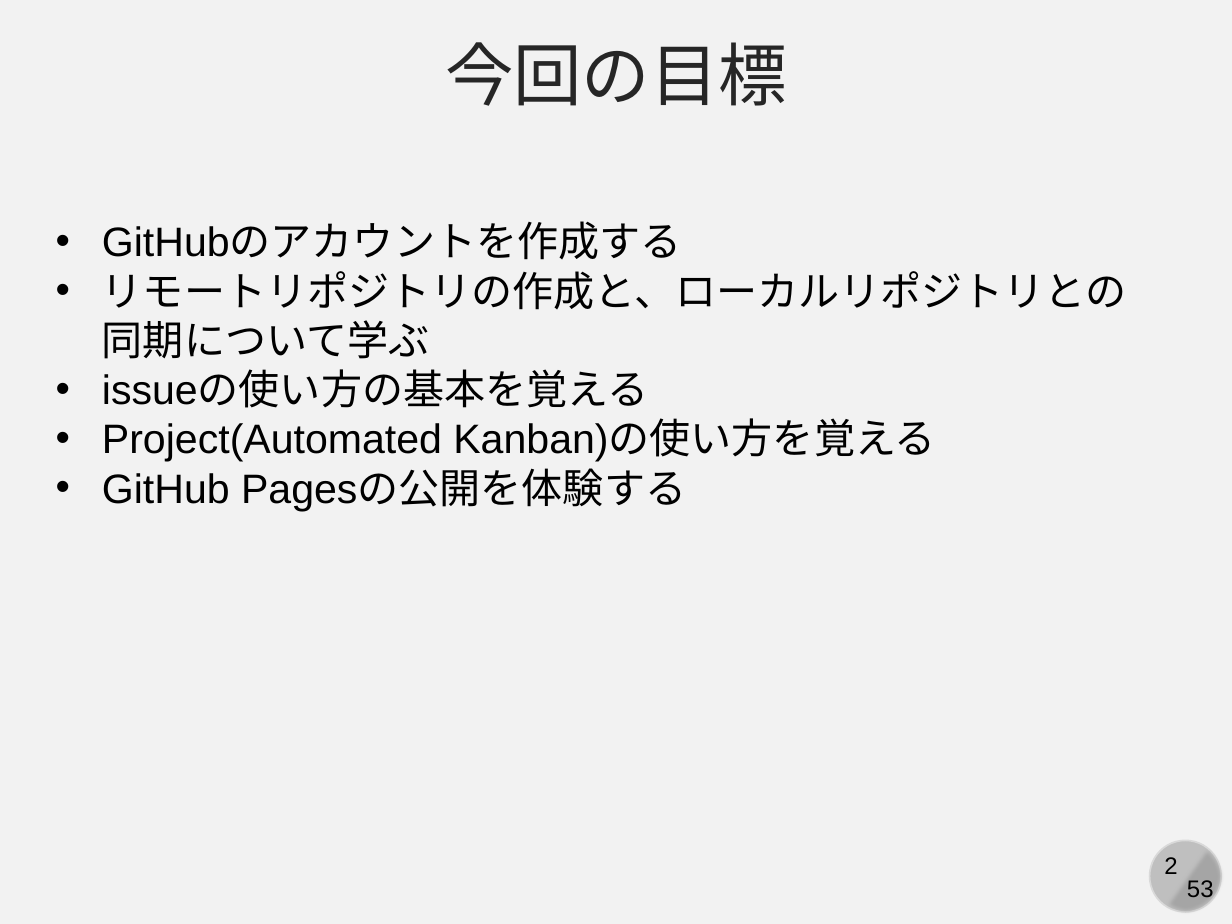
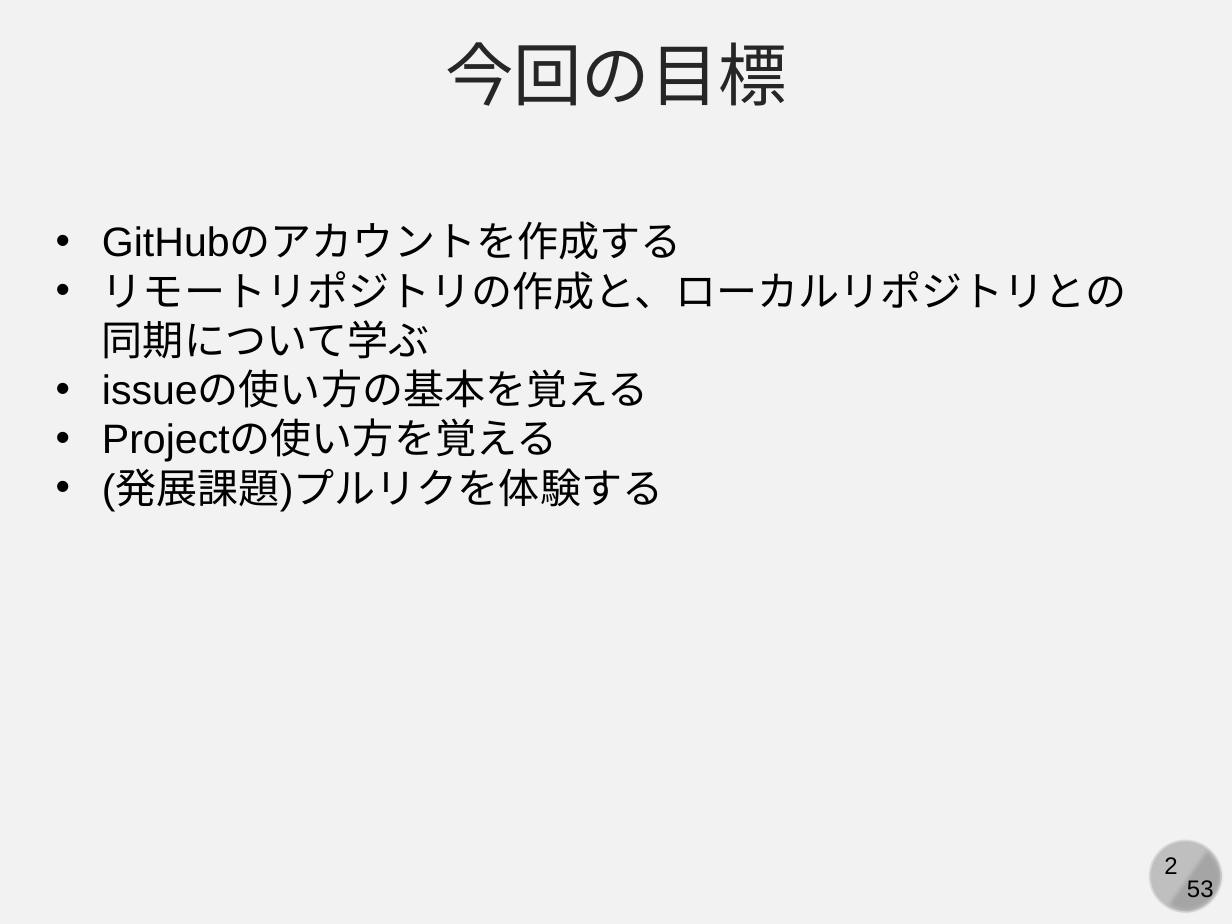
Before and after one commit to kaityo256/github, a slide deck: slide 2 of practice_github_basic/fig/slide.pptx. Drawn at 1232x924 pixels with LibreOffice and Linux fonts; fonts in the diff are those of the drawing. Boxes give left, top, right and bottom in pixels: in the first picture for what was removed or moved away, otherwise in the second. Text is boxed around its words. In the diff, an @@ line names an element or a change of style, - is before the commit and + after.

```diff
--- a/practice_github_basic/fig/slide.pptx
+++ b/practice_github_basic/fig/slide.pptx
@@ text at (102, 421, 663, 511): text changed @@
-• Project(Automated Kanban)の使い方を覚える
-• GitHub Pagesの公開を体験する
+• Projectの使い方を覚える
+• (発展課題)プルリクを体験する
```
Also in this commit, not shown: 1 other slide changed, 1 other file.
